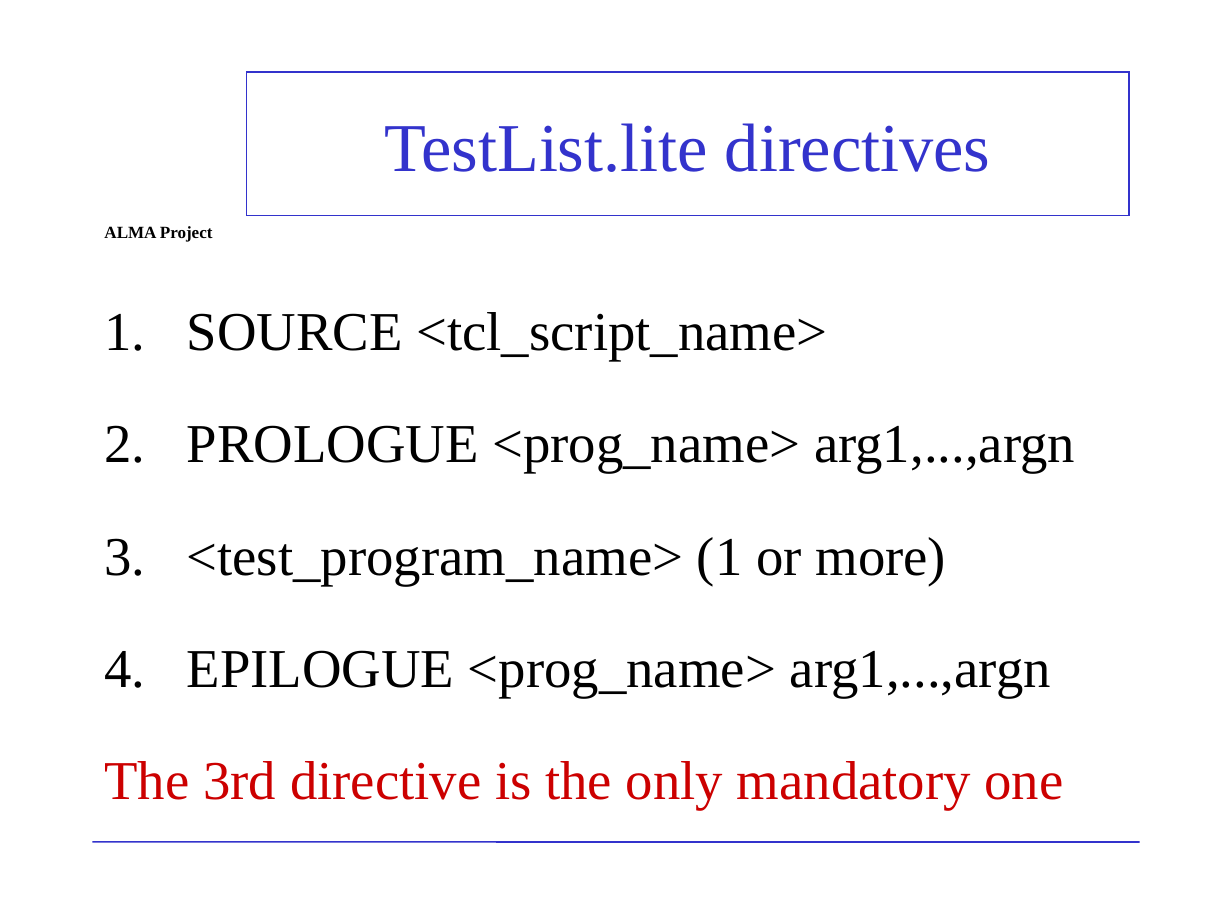
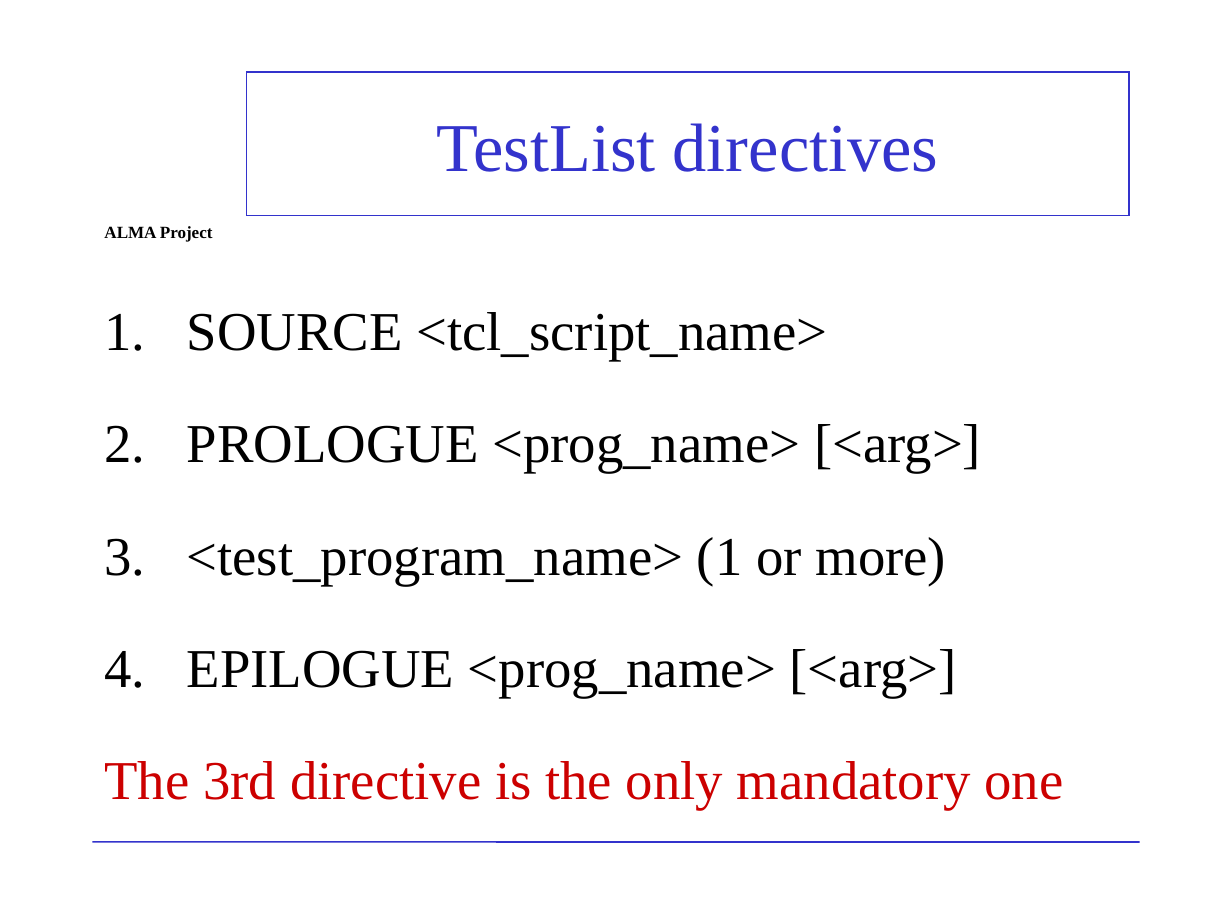
Before and after one commit to ACS-Community/ACS, a slide deck: slide 4 of Documents/ACS-Course/ACSCourse-TAT.ppt (slide 6 before the commit). Drawn at 1232x924 pixels with LibreOffice and Linux fonts; fonts in the diff are those of the drawing; background and template pictures are left out. Boxes give left, top, right and bottom in pixels: in the first picture for what was removed or moved away, otherwise in the second. Text is boxed around its words. In the diff, an @@ line names an element or a change of style, - is before the commit and + after.

Commit message:
Updated by J.Ibsen

```diff
--- a/Documents/ACS-Course/ACSCourse-TAT.ppt
+++ b/Documents/ACS-Course/ACSCourse-TAT.ppt
@@ title at (x1=437, y1=123, x2=939, y2=172): text changed @@
-TestList.lite directives
+TestList directives
@@ text at (x1=187, y1=424, x2=981, y2=473): text changed @@
-2. PROLOGUE <prog_name> arg1,...,argn
+2. PROLOGUE <prog_name> [<arg>]
@@ text at (x1=187, y1=649, x2=957, y2=697): text changed @@
-4. EPILOGUE <prog_name> arg1,...,argn
+4. EPILOGUE <prog_name> [<arg>]
```
Also in this commit, not shown: 5 other slides changed, 2 slides added, 2 slides removed.
